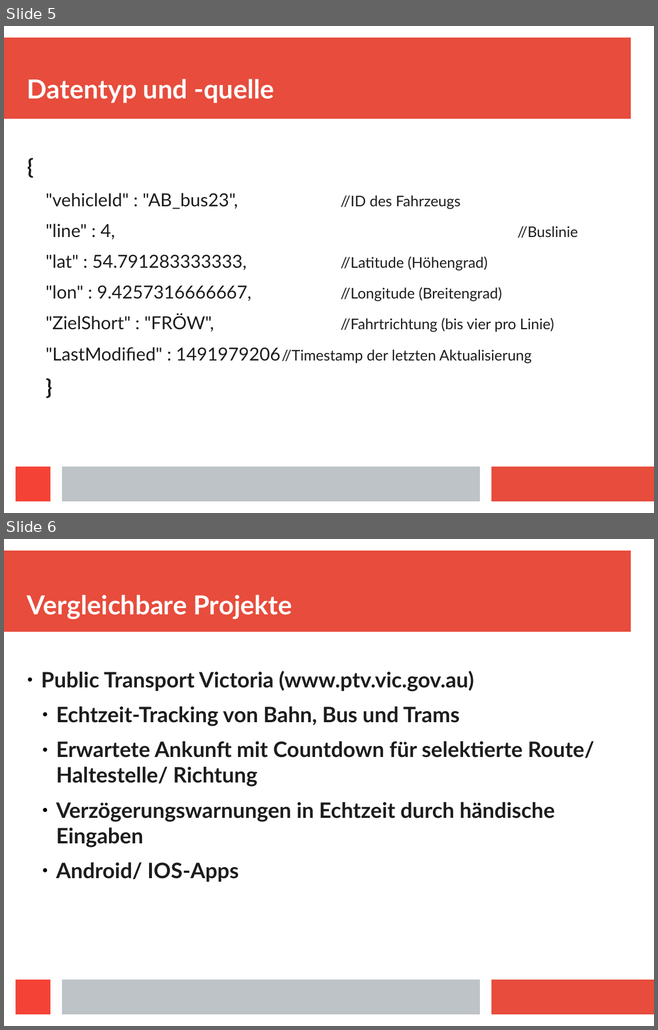
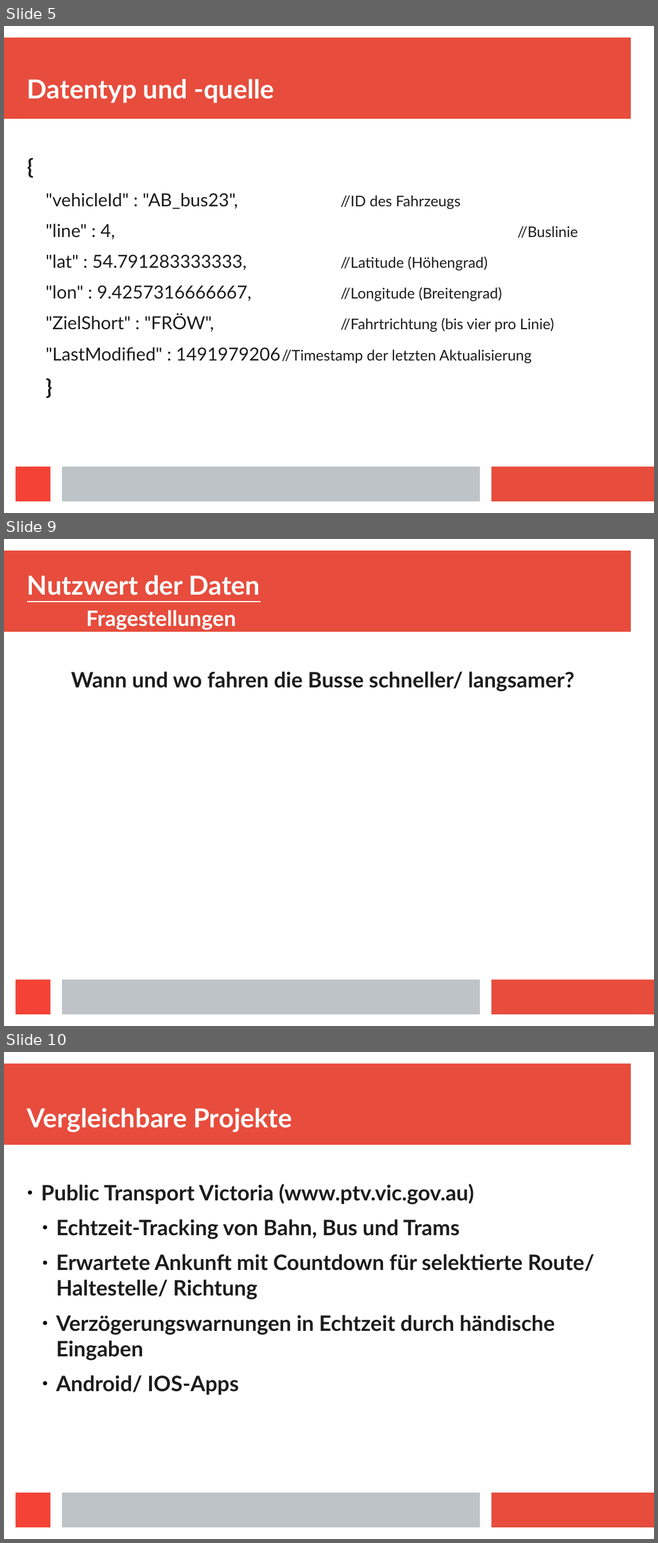
Before and after one commit to Centro1993/Busradar-Visualization, a slide deck: Presentation/Busradar-Mining.odp. Shown one above the other, each under a label of ours: slides 5 and 6 before the commit, slides 5, 9 and 10 after it; the slides between them are not shown. The pictures are 658x1030 and 658x1543 pixels, drawn with LibreOffice and Linux fonts; fonts in the diff are those of the drawing. Boxes give left, top, right and bottom in pixels: in the first picture for what was removed or moved away, otherwise in the second. Text is boxed around its words. In the diff, an @@ line names an element or a change of style, - is before the commit and + after.

```diff
--- a/Presentation/Busradar-Mining.odp
+++ b/Presentation/Busradar-Mining.odp
@@ slide 9 added at bbox=[4, 539, 654, 1026], background #FFFFFF; not listed: 4 template elements that a slide beside it also shows @@
@@ title added at bbox=[27, 575, 260, 630], 32 pt, text #FFFFFF, bold, underline @@
+Nutzwert der Daten
+Fragestellungen
@@ text added at bbox=[71, 671, 574, 692], 26 pt, text #1C1C1C, bold @@
+Wann und wo fahren die Busse schneller/ langsamer?
@@ what was slide 6 is now slide 10 @@
```
Also in this commit, not shown: 5 slides changed, 16 other slides added, 9 other files.
